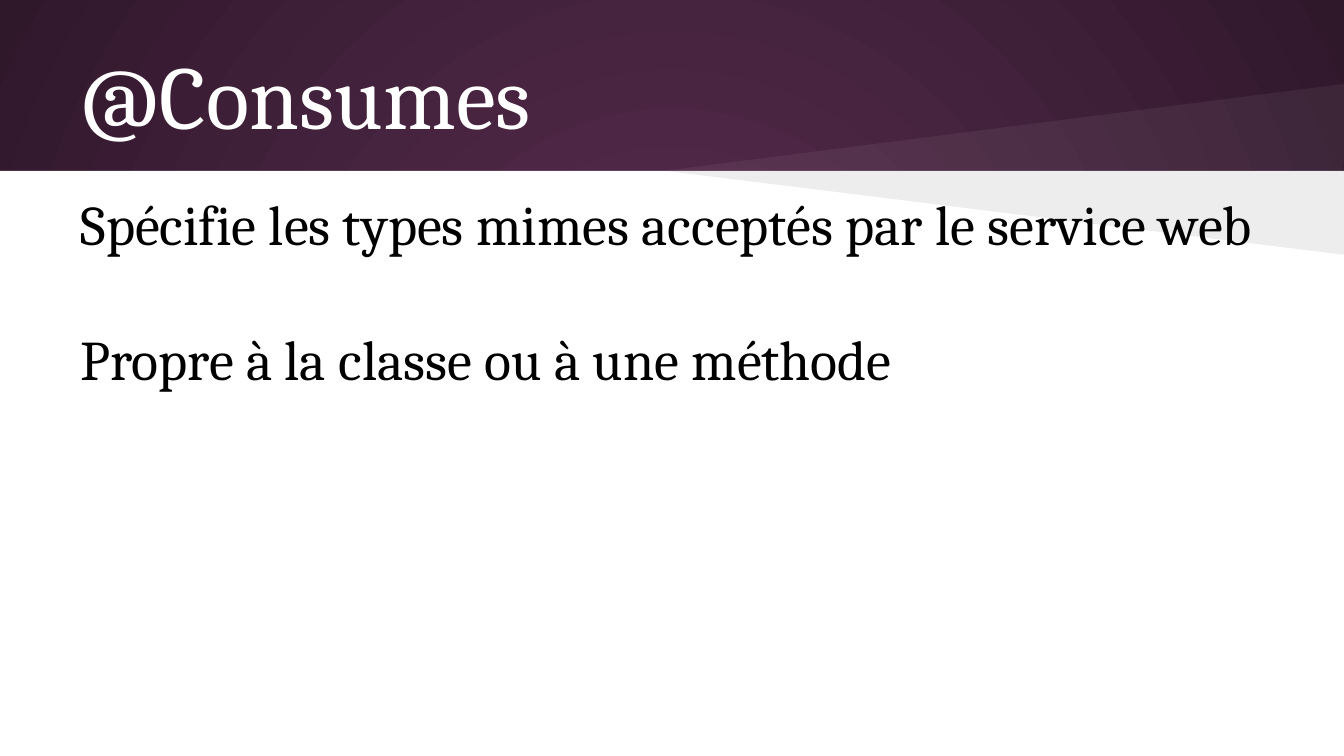
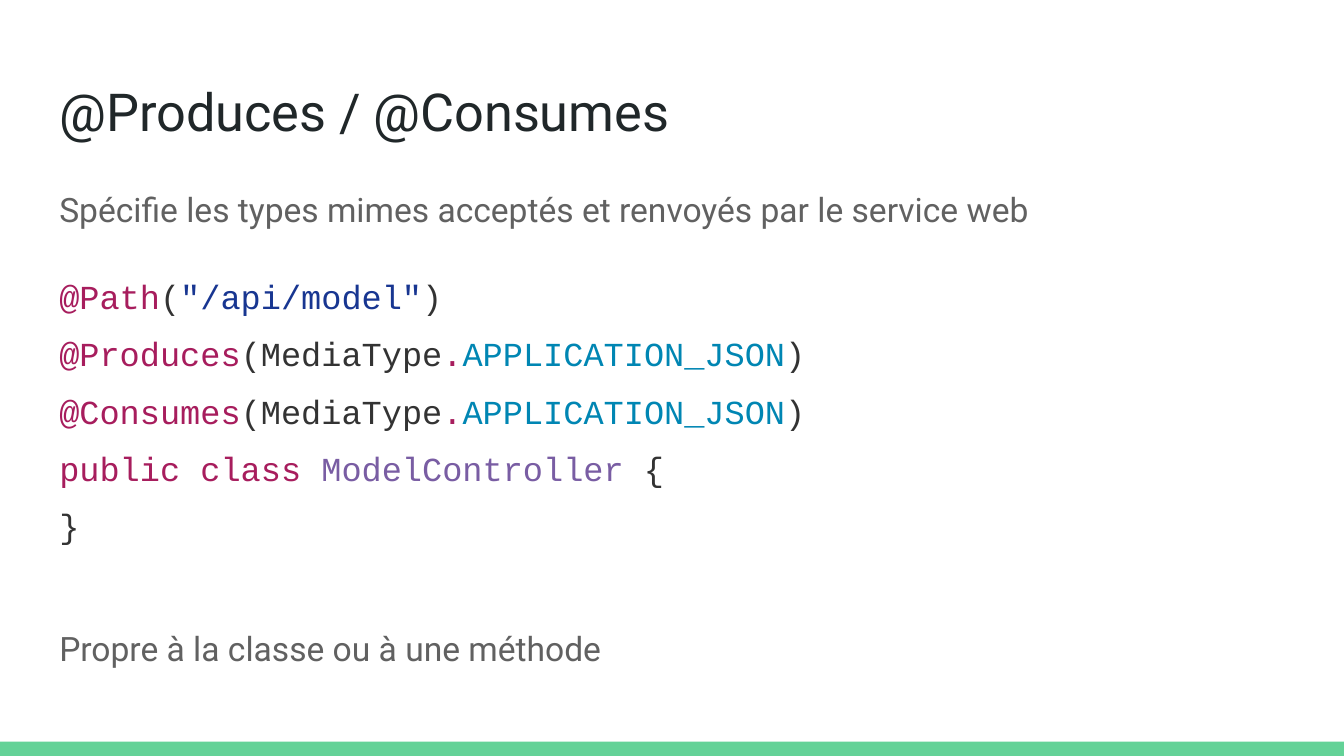
Before and after one commit to olivier-pitton/dant, a slide deck: slide 25 of jaxrs/Cours JAX-RS.pptx (slide 26 before the commit). Drawn at 1344x756 pixels with LibreOffice and Linux fonts; fonts in the diff are those of the drawing. Boxes give left, top, right and bottom in pixels: in the first picture for what was removed or moved away, otherwise in the second. Text is boxed around its words. In the diff, an @@ line names an element or a change of style, - is before the commit and + after.

```diff
--- a/jaxrs/Cours JAX-RS.pptx
+++ b/jaxrs/Cours JAX-RS.pptx
@@ background gradient #592D50 to #30182B to #FFFFFF @@
@@ title "@Produces / @Consumes" at (59, 91, 670, 143): vertical alignment middle to top @@
@@ freeform shape removed at (665, 83, 1344, 171) @@
@@ title at (59, 91, 670, 143): text changed; size 48 to 28 pt; font Cambria to Roboto; text colour #FFFFFF to #202729 @@
-@Consumes
+@Produces / @Consumes
@@ rectangle removed at (0, 171, 1344, 755) @@
@@ text "Spécifie les types mimes acceptés ...": place and size @@
-text "Spécifie les types mimes acceptés ..." at (81, 205, 1252, 392)
+text "Spécifie les types mimes acceptés ..." at (59, 196, 1029, 668)
@@ freeform shape removed at (665, 171, 1344, 254) @@
@@ text at (59, 196, 1029, 488): text changed; size 30 to 18 pt; font Cambria to Courier New; text colour #000000 to #616161 @@
-Spécifie les types mimes acceptés par le service web
+Spécifie les types mimes acceptés et renvoyés par le service web
+@Path("/api/model")
+@Produces(MediaType.APPLICATION_JSON)
+@Consumes(MediaType.APPLICATION_JSON)
+public class ModelController {
+}
@@ text at (59, 636, 601, 668): size 30 to 18 pt, font Cambria to Roboto, text colour #000000 to #616161 in "Propre à la classe ou à une ..."; line spacing 1 to 1.15; more space between paragraphs @@
@@ rectangle added at (0, 742, 1344, 756), fill #63D297 @@
```
Also in this commit, not shown: 30 other slides changed, 3 slides added, 7 slides removed, 13 other files.
